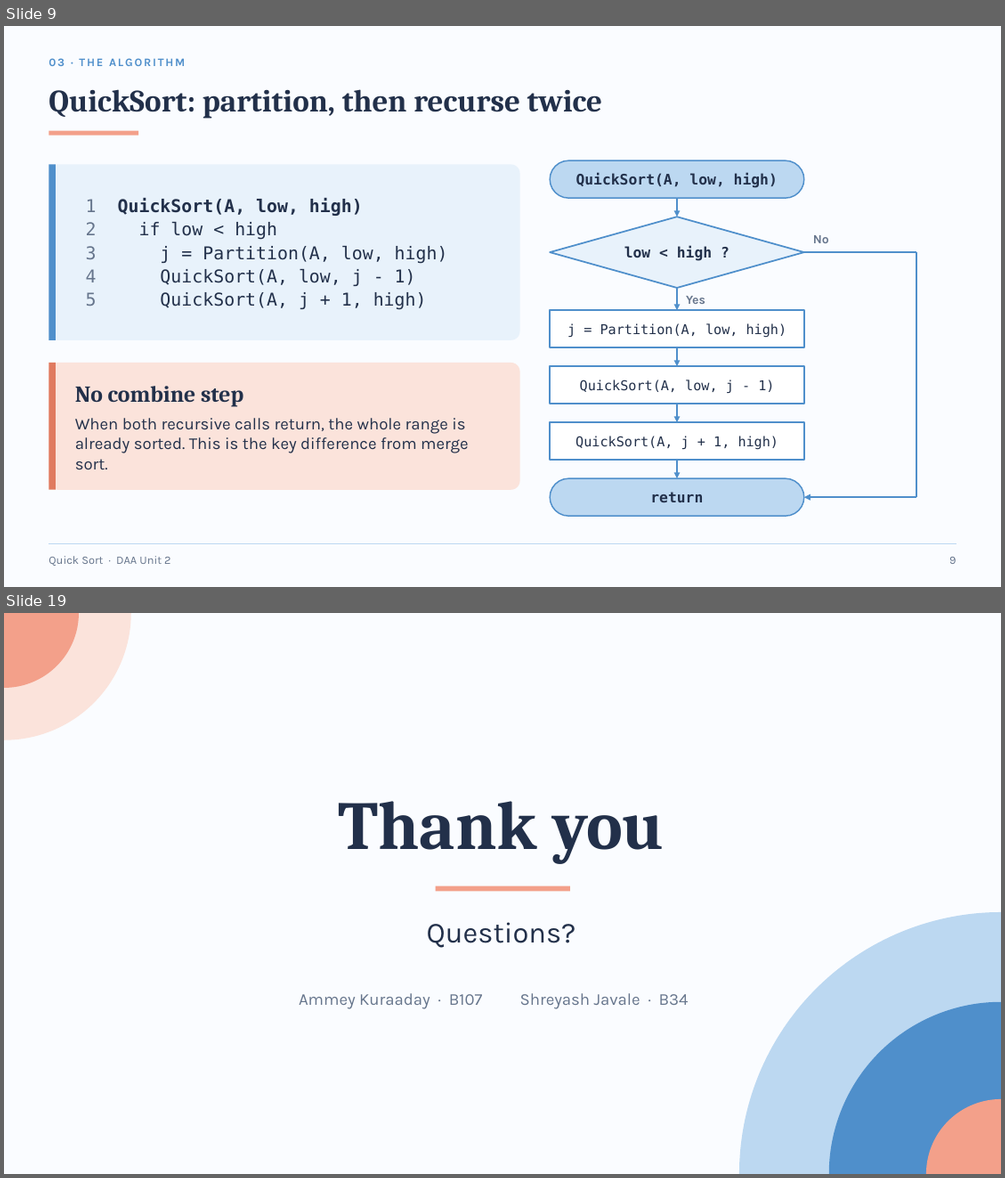
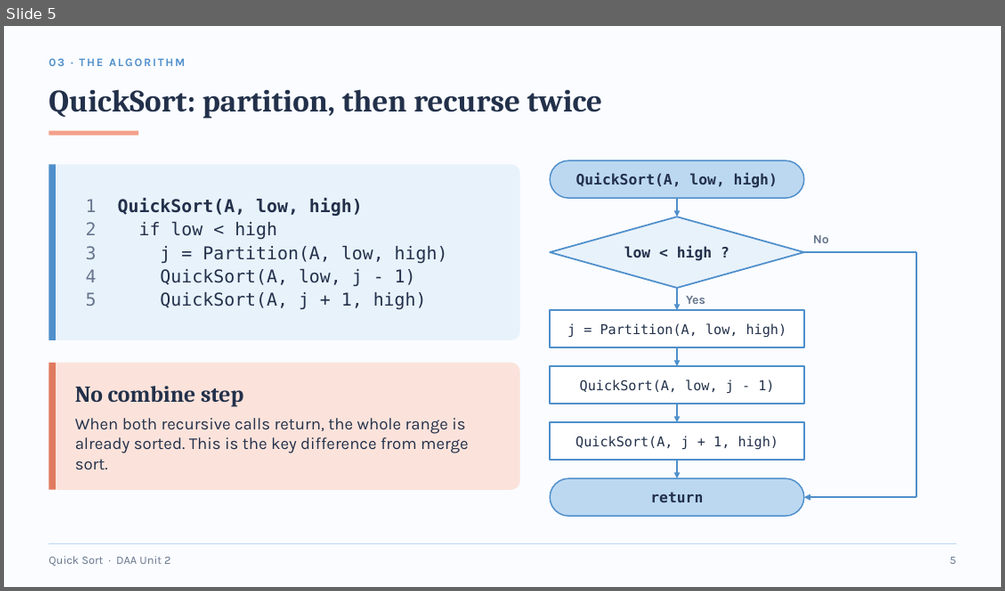
Before and after one commit to AmeyKuradeAK/DAA, a slide deck: QuickSort_DAA.pptx. Shown one above the other, each under a label of ours: slides 9 and 19 before the commit, slide 5 after it; the slides between them are not shown. The pictures are 1005x1178 and 1005x591 pixels, drawn with LibreOffice and Linux fonts; fonts in the diff are those of the drawing. Boxes give left, top, right and bottom in pixels: in the first picture for what was removed or moved away, otherwise in the second. Text is boxed around its words. In the diff, an @@ line names an element or a change of style, - is before the commit and + after.

```diff
--- a/QuickSort_DAA.pptx
+++ b/QuickSort_DAA.pptx
@@ slide 19 removed at bbox=[4, 613, 1001, 1174], background #FAFCFF @@
@@ freeform shape removed at bbox=[4, 613, 131, 740] @@
@@ freeform shape removed at bbox=[4, 613, 79, 688] @@
@@ title removed at bbox=[338, 801, 664, 864] @@
-Thank you
@@ rectangle removed at bbox=[436, 886, 570, 892] @@
@@ text removed at bbox=[427, 922, 576, 948] @@
-Questions?
@@ freeform shape removed at bbox=[739, 912, 1001, 1174] @@
@@ text removed at bbox=[299, 993, 483, 1009] @@
-Ammey Kuraaday · B107
@@ text removed at bbox=[520, 993, 688, 1009] @@
-Shreyash Javale · B34
@@ freeform shape removed at bbox=[829, 1002, 1001, 1174] @@
@@ freeform shape removed at bbox=[926, 1099, 1001, 1174] @@
@@ what was slide 9 is now slide 5 @@
```
Also in this commit, not shown: 5 other slides changed, 13 other slides removed, 1 other file.
